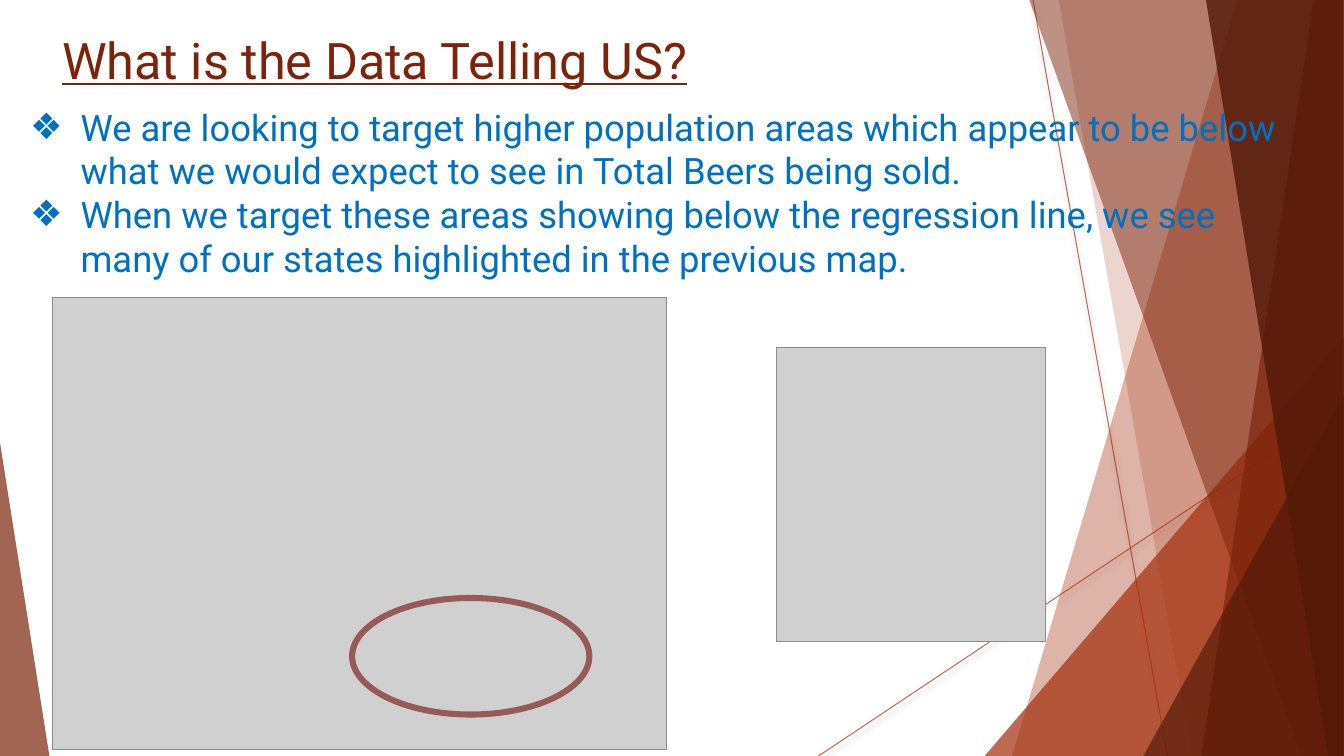
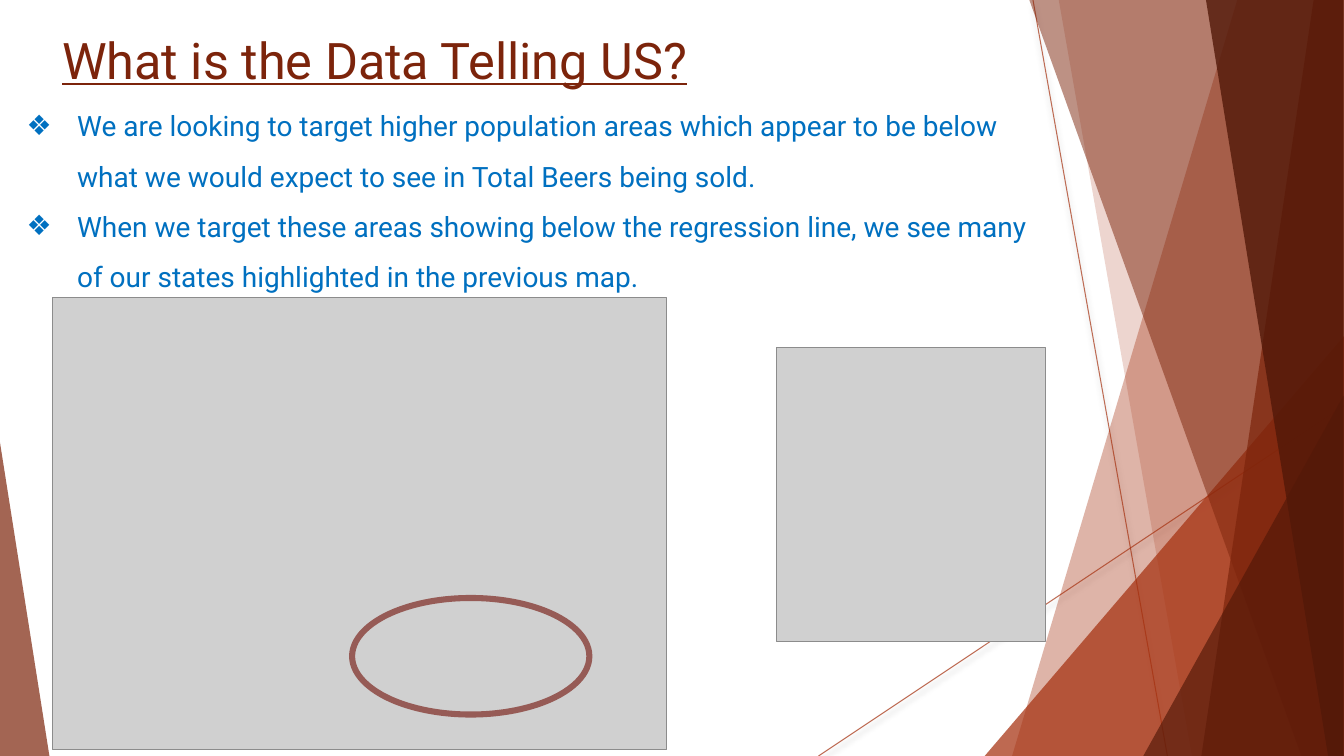
Before and after one commit to Wu-Sophia/BeerAnalysis, a slide deck: slide 16 of DataDynamos_BeerMarketingPresentation.pptx. Drawn at 1344x756 pixels with LibreOffice and Linux fonts; fonts in the diff are those of the drawing; grey boxes stand for pictures. Boxes give left, top, right and bottom in pixels: in the first picture for what was removed or moved away, otherwise in the second. Text is boxed around its words. In the diff, an @@ line names an element or a change of style, - is before the commit and + after.

```diff
--- a/DataDynamos_BeerMarketingPresentation.pptx
+++ b/DataDynamos_BeerMarketingPresentation.pptx
@@ text "We are looking to target ...": place and size @@
-text "We are looking to target ..." at [81,107,1276,280]
+text "We are looking to target ..." at [77,115,1027,293]
@@ text "We are looking to target ..." at [77,115,1027,293]: size 26 to 20 pt; line spacing 1 to 1.5 @@
```
Also in this commit, not shown: 6 other slides changed.
